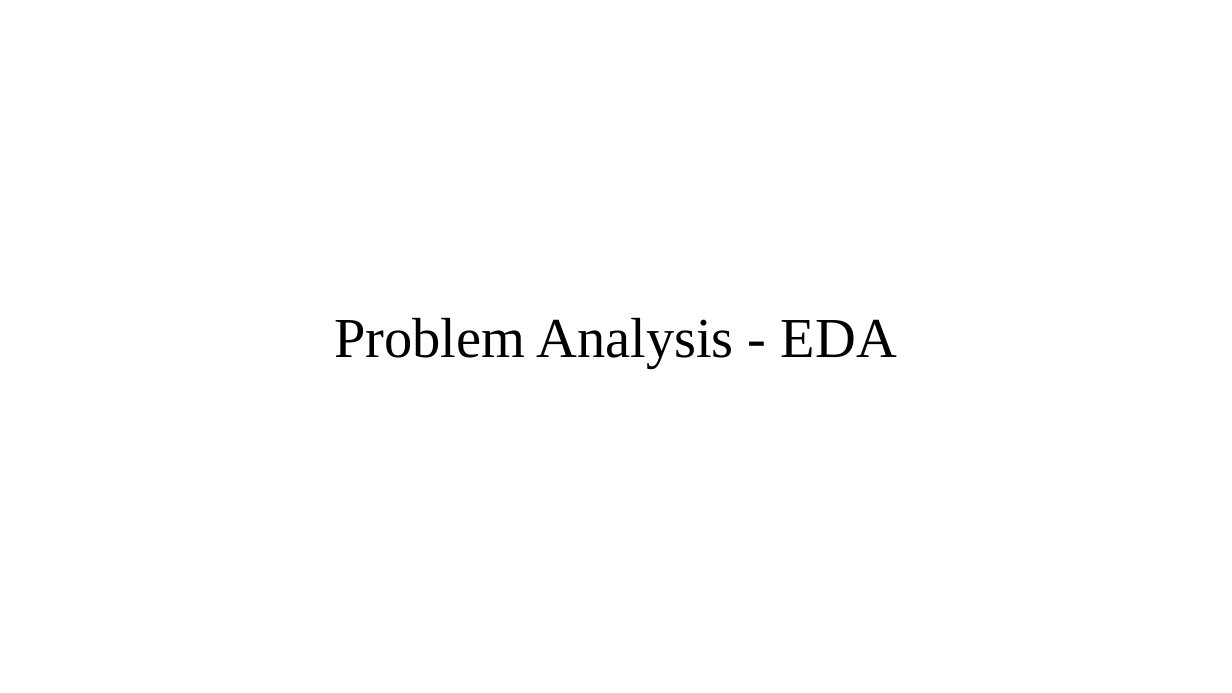
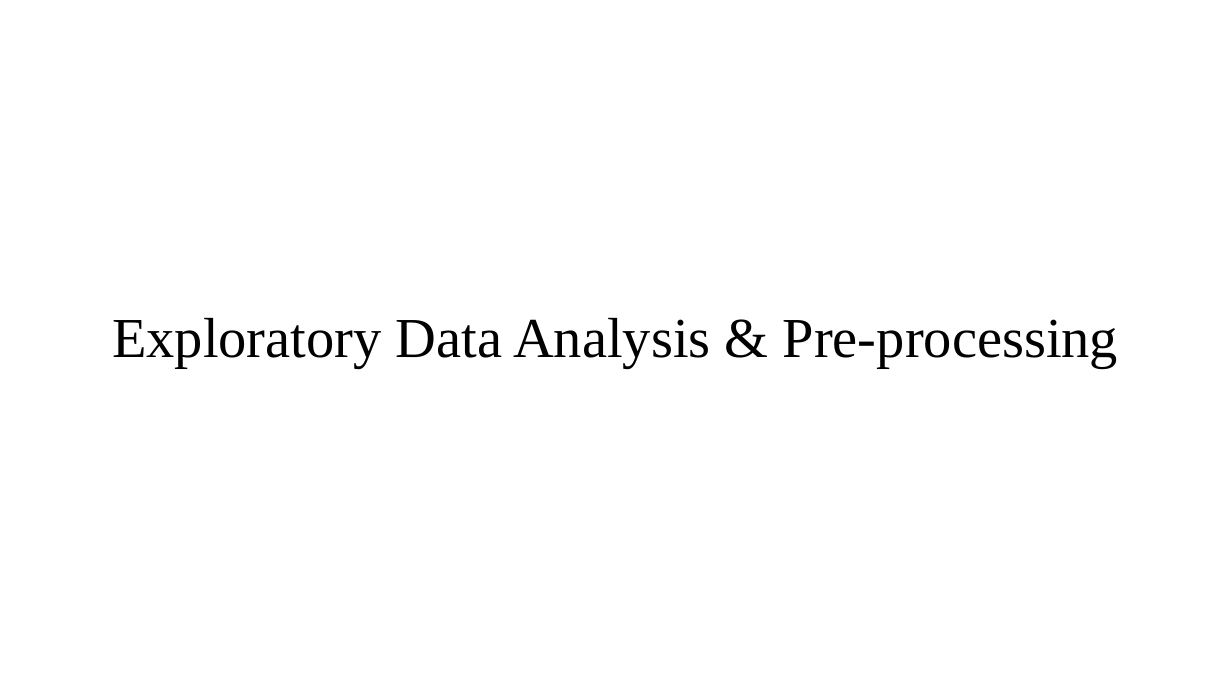
Before and after one commit to JaVonox/AIChatbot, a slide deck: slide 14 of Documentation/100505349.pptx (slide 13 before the commit). Drawn at 1232x693 pixels with LibreOffice and Linux fonts; fonts in the diff are those of the drawing. Boxes give left, top, right and bottom in pixels: in the first picture for what was removed or moved away, otherwise in the second. Text is boxed around its words. In the diff, an @@ line names an element or a change of style, - is before the commit and + after.

```diff
--- a/Documentation/100505349.pptx
+++ b/Documentation/100505349.pptx
@@ title at (x1=112, y1=317, x2=1118, y2=368): text changed @@
-Problem Analysis - EDA
+Exploratory Data Analysis & Pre-processing
```
Also in this commit, not shown: 13 other slides changed, 3 slides added, 2 other files.
